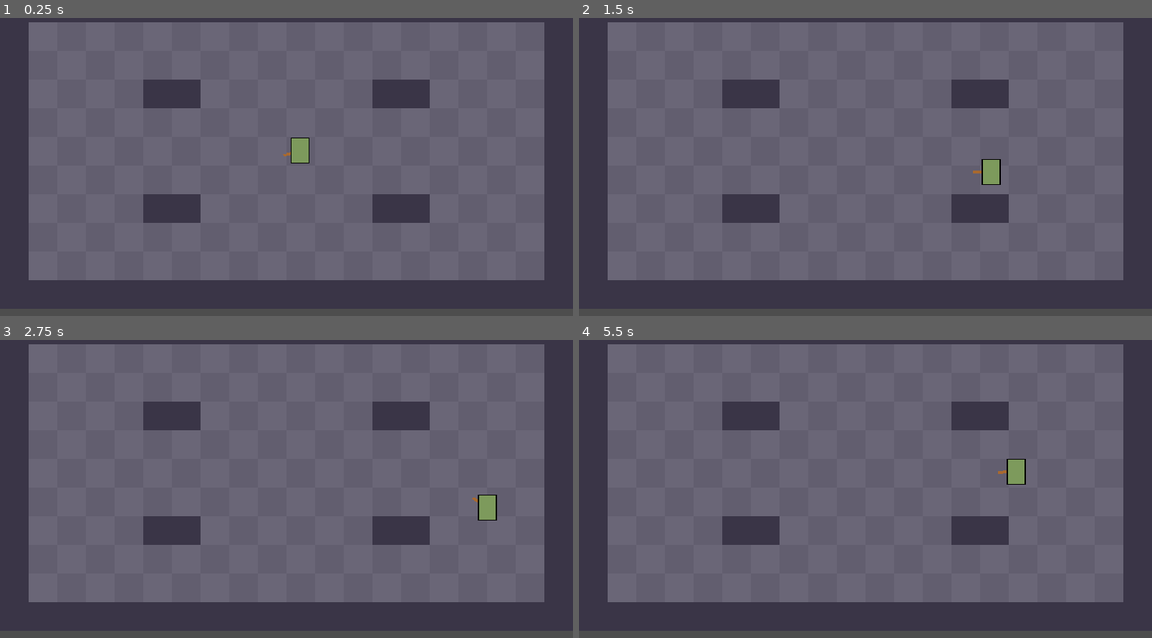
Above: before the commit, frames 1-4 (two rows, left to right).
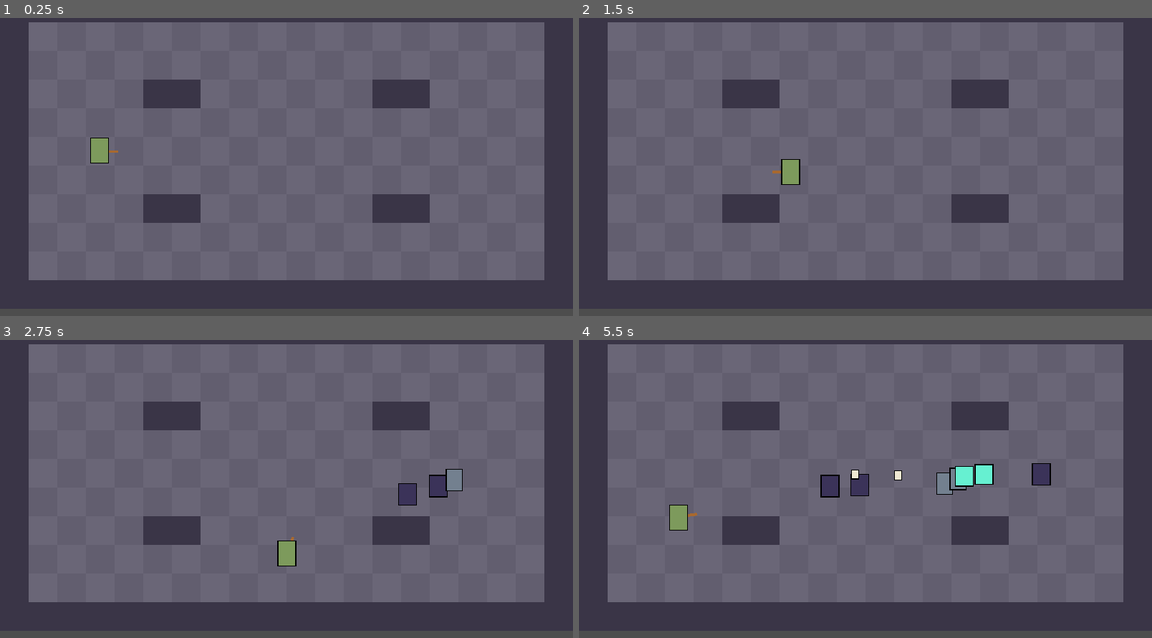
Above: after the commit, the same moments.

Repository: B1nKaTa/game
Game: Godot game, scene res://scenes/dev/sandbox.tscn
Same seed, same stepped clock (60 frames per second), same inputs: the game is played once before the commit and once after it. The project has no main scene, so this scene is started directly.
Inputs (mouse positions are in pixels of both pictures, inside the frame that each line leads up to):
- Up to frame 1 (0.25 s): no input
- Up to frame 2 (1.5 s): tap Enter at 0.5 s; move the mouse to (991, 140) at 0.52 s; hold D (move_right) 0.53-1.28 s; right-click (991, 140) at 0.6 s; click (991, 140) at 0.67 s; tap Space (dodge) at 0.8, 1.35 s; move the mouse to (750, 169) at 1.27 s; hold S (move_down) from 1.28 s (still down)
- Up to frame 3 (2.75 s): tap 1 at 1.55, 2.1 s; move the mouse to (343, 405) at 2.02 s; release S (move_down) at 2.03 s; hold D (move_right) from 2.03 s (still down); tap 2 at 2.3 s
- Up to frame 4 (5.5 s): move the mouse to (836, 542) at 2.77 s; release D (move_right) at 2.78 s; hold W (move_up) 2.78-3.53 s; tap 2 at 2.85 s; click (836, 542) at 2.92 s; tap 3 at 3.05, 3.6 s; move the mouse to (1037, 524) at 3.52 s; hold A (move_left) 3.53-5.03 s; right-click (1037, 524) at 3.8 s; move the mouse to (693, 429) at 4.27 s; click (693, 429) at 4.35 s; tap Space (dodge) at 4.55 s; move the mouse to (894, 477) at 5.02 s; hold S (move_down) from 5.03 s (still down); right-click (894, 477) at 5.1 s; click (894, 477) at 5.17 s; tap 1 at 5.3 s

The runs differ from the first frame. In frame 1, 0.6% of the frame differs, in the area x 15-54%, y 40-49%; in frame 2, 0.6%; in frame 3, 1.3%; in frame 4, 2.2%, in the area x 15-83%, y 39-64%.

Commit message:
Add the three regular enemy types
Co-Authored-By: Claude Opus 5.5 <noreply@anthropic.com>

Diff:
--- /dev/null
+++ b/data/enemies/debt_ghost.tres
@@ -0,0 +1,16 @@
+[gd_resource type="Resource" script_class="EnemyDef" load_steps=3 format=3]
+
+[ext_resource type="Script" path="res://scripts/content/enemy_def.gd" id="1"]
+[ext_resource type="Script" path="res://scripts/actors/behaviors/charger_behavior.gd" id="2"]
+
+[resource]
+script = ExtResource("1")
+id = "debt_ghost"
+display_name = "Debt Collector Ghost"
+max_hp = 24.0
+speed = 40.0
+pension_drop = 5
+ignores_walls = true
+body_size = Vector2(20, 22)
+color = Color(0.4, 0.94, 0.82, 1)
+behavior_script = ExtResource("2")
--- /dev/null
+++ b/data/enemies/filing_clerk.tres
@@ -0,0 +1,15 @@
+[gd_resource type="Resource" script_class="EnemyDef" load_steps=3 format=3]
+
+[ext_resource type="Script" path="res://scripts/content/enemy_def.gd" id="1"]
+[ext_resource type="Script" path="res://scripts/actors/behaviors/thrower_behavior.gd" id="2"]
+
+[resource]
+script = ExtResource("1")
+id = "filing_clerk"
+display_name = "Filing Clerk"
+max_hp = 20.0
+speed = 50.0
+pension_drop = 5
+body_size = Vector2(18, 24)
+color = Color(0.45, 0.5, 0.56, 1)
+behavior_script = ExtResource("2")
--- /dev/null
+++ b/data/enemies/intern_reaper.tres
@@ -0,0 +1,15 @@
+[gd_resource type="Resource" script_class="EnemyDef" load_steps=3 format=3]
+
+[ext_resource type="Script" path="res://scripts/content/enemy_def.gd" id="1"]
+[ext_resource type="Script" path="res://scripts/actors/behaviors/melee_behavior.gd" id="2"]
+
+[resource]
+script = ExtResource("1")
+id = "intern_reaper"
+display_name = "Intern Reaper"
+max_hp = 28.0
+speed = 65.0
+pension_drop = 4
+body_size = Vector2(20, 24)
+color = Color(0.23, 0.2, 0.35, 1)
+behavior_script = ExtResource("2")
--- /dev/null
+++ b/scripts/actors/behaviors/charger_behavior.gd
@@ -0,0 +1,37 @@
+extends EnemyBehavior
+
+const START_RANGE := 180.0
+const WINDUP := 0.7
+const CHARGE_TIME := 0.7
+const CHARGE_SPEED := 240.0
+const HIT_RANGE := 16.0
+const COOLDOWN := 1.5
+
+var _telegraph := Telegraph.new()
+var _cooldown := 1.0
+var _charge_left := 0.0
+var _direction := Vector2.RIGHT
+var _has_hit := false
+
+
+func tick(enemy: Enemy, delta: float) -> void:
+	if _charge_left > 0.0:
+		_charge_left -= delta
+		enemy.desired_velocity = _direction * CHARGE_SPEED
+		if not _has_hit and enemy.distance_to_target() <= HIT_RANGE:
+			_has_hit = true
+			enemy.hit_target(enemy.def.damage)
+		return
+	if _telegraph.is_active():
+		if _telegraph.tick(delta):
+			enemy.clear_warning()
+			_charge_left = CHARGE_TIME
+			_cooldown = COOLDOWN
+			_has_hit = false
+		return
+	_cooldown -= delta
+	enemy.desired_velocity = enemy.direction_to_target() * enemy.def.speed
+	if _cooldown <= 0.0 and enemy.distance_to_target() <= START_RANGE:
+		_direction = enemy.direction_to_target()
+		_telegraph.start(WINDUP)
+		enemy.set_warning(_telegraph, 20.0)
--- /dev/null
+++ b/scripts/actors/behaviors/melee_behavior.gd
@@ -0,0 +1,27 @@
+extends EnemyBehavior
+
+const START_RANGE := 30.0
+const STRIKE_RANGE := 40.0
+const WINDUP := 0.6
+const COOLDOWN := 1.0
+
+var _telegraph := Telegraph.new()
+var _cooldown := 0.0
+
+
+func tick(enemy: Enemy, delta: float) -> void:
+	var distance := enemy.distance_to_target()
+	if _telegraph.is_active():
+		if _telegraph.tick(delta):
+			enemy.clear_warning()
+			_cooldown = COOLDOWN
+			if distance <= STRIKE_RANGE:
+				enemy.hit_target(enemy.def.damage)
+		return
+	_cooldown = maxf(_cooldown - delta, 0.0)
+	if distance <= START_RANGE:
+		if _cooldown <= 0.0:
+			_telegraph.start(WINDUP)
+			enemy.set_warning(_telegraph, STRIKE_RANGE)
+		return
+	enemy.desired_velocity = enemy.direction_to_target() * enemy.def.speed
--- /dev/null
+++ b/scripts/actors/behaviors/thrower_behavior.gd
@@ -0,0 +1,28 @@
+extends EnemyBehavior
+
+const TOO_CLOSE := 90.0
+const TOO_FAR := 170.0
+const WINDUP := 0.5
+const COOLDOWN := 2.0
+const PROJECTILE_SPEED := 110.0
+
+var _telegraph := Telegraph.new()
+var _cooldown := 1.0
+
+
+func tick(enemy: Enemy, delta: float) -> void:
+	if _telegraph.is_active():
+		if _telegraph.tick(delta):
+			enemy.clear_warning()
+			enemy.shoot(enemy.direction_to_target(), PROJECTILE_SPEED)
+			_cooldown = COOLDOWN
+		return
+	_cooldown -= delta
+	var distance := enemy.distance_to_target()
+	if distance < TOO_CLOSE:
+		enemy.desired_velocity = -enemy.direction_to_target() * enemy.def.speed
+	elif distance > TOO_FAR:
+		enemy.desired_velocity = enemy.direction_to_target() * enemy.def.speed
+	if _cooldown <= 0.0:
+		_telegraph.start(WINDUP)
+		enemy.set_warning(_telegraph, 18.0)
--- /dev/null
+++ b/scripts/actors/enemy.gd
@@ -0,0 +1,113 @@
+class_name Enemy
+extends CharacterBody2D
+
+signal defeated(enemy: Enemy)
+signal summon_requested(enemy_def: EnemyDef, spawn_position: Vector2)
+
+const KNOCKBACK_DECAY := 8.0
+const BOSS_KNOCKBACK_SCALE := 0.2
+const SUMMON_SPREAD := 40.0
+
+var def: EnemyDef
+var hp: float = 0.0
+var target: Node2D
+var desired_velocity := Vector2.ZERO
+var _warning_fraction := 0.5
+var _behavior: EnemyBehavior
+var _knockback := Vector2.ZERO
+var _dead := false
+var _warning: Telegraph
+var _warning_radius := 0.0
+var _visual: SpriteVisual
+
+
+func setup(enemy_def: EnemyDef, chase_target: Node2D, warning_fraction: float) -> void:
+	def = enemy_def
+	hp = def.max_hp
+	target = chase_target
+	_warning_fraction = warning_fraction
+	_behavior = def.behavior_script.new()
+
+
+func _ready() -> void:
+	add_to_group("enemies")
+	collision_layer = 4
+	collision_mask = 0 if def.ignores_walls else 1
+	var shape := CollisionShape2D.new()
+	var rect := RectangleShape2D.new()
+	rect.size = def.body_size * 0.8
+	shape.shape = rect
+	add_child(shape)
+	_visual = SpriteVisual.new()
+	add_child(_visual)
+	_visual.setup(def.id, def.body_size, def.color, def.frame_width)
+
+
+func _physics_process(delta: float) -> void:
+	if not is_instance_valid(target):
+		return
+	desired_velocity = Vector2.ZERO
+	_behavior.tick(self, delta)
+	velocity = desired_velocity + _knockback
+	_knockback = _knockback.lerp(Vector2.ZERO, minf(KNOCKBACK_DECAY * delta, 1.0))
+	move_and_slide()
+	queue_redraw()
+
+
+func take_damage(amount: float, push: Vector2) -> void:
+	if _dead:
+		return
+	hp -= amount
+	_knockback += push * (BOSS_KNOCKBACK_SCALE if def.is_boss else 1.0)
+	if hp <= 0.0:
+		_dead = true
+		defeated.emit(self)
+		if is_inside_tree():
+			queue_free()
+
+
+func hit_target(amount: int) -> void:
+	if is_instance_valid(target) and target.has_method("take_hit"):
+		target.take_hit(amount)
+
+
+func distance_to_target() -> float:
+	return global_position.distance_to(target.global_position)
+
+
+func direction_to_target() -> Vector2:
+	return global_position.direction_to(target.global_position)
+
+
+func set_warning(telegraph: Telegraph, radius: float) -> void:
+	_warning = telegraph
+	_warning_radius = radius
+
+
+func clear_warning() -> void:
+	_warning = null
+
+
+func shoot(direction: Vector2, speed: float) -> void:
+	var projectile := Projectile.new()
+	projectile.setup(direction, speed, target, def.damage)
+	projectile.position = position
+	get_parent().add_child(projectile)
+
+
+func request_summon(count: int) -> void:
+	if def.summon == null:
+		return
+	for i in count:
+		var angle := TAU * i / float(count)
+		summon_requested.emit(def.summon, position + Vector2.from_angle(angle) * SUMMON_SPREAD)
+
+
+func _draw() -> void:
+	if _warning != null and _warning.shows_warning(_warning_fraction):
+		draw_arc(Vector2.ZERO, _warning_radius, 0.0, TAU, 32, Color("e4524f"), 2.0)
+	if def != null and def.is_boss:
+		var width := def.body_size.x + 20.0
+		var top := -def.body_size.y / 2.0 - 8.0
+		draw_rect(Rect2(-width / 2.0, top, width, 3.0), Color.BLACK)
+		draw_rect(Rect2(-width / 2.0, top, width * maxf(hp, 0.0) / def.max_hp, 3.0), Color("e4524f"))
--- /dev/null
+++ b/scripts/actors/enemy_behavior.gd
@@ -0,0 +1,6 @@
+class_name EnemyBehavior
+extends RefCounted
+
+
+func tick(_enemy: Enemy, _delta: float) -> void:
+	pass
--- /dev/null
+++ b/scripts/actors/projectile.gd
@@ -0,0 +1,37 @@
+class_name Projectile
+extends Node2D
+
+const HIT_RADIUS := 12.0
+const LIFETIME := 5.0
+
+var _velocity := Vector2.ZERO
+var _target: Node2D
+var _damage := 1
+var _age := 0.0
+
+
+func setup(direction: Vector2, speed: float, target: Node2D, damage: int) -> void:
+	_velocity = direction.normalized() * speed
+	_target = target
+	_damage = damage
+
+
+func _physics_process(delta: float) -> void:
+	_age += delta
+	if _age >= LIFETIME or not is_instance_valid(_target):
+		queue_free()
+		return
+	var next := global_position + _velocity * delta
+	var query := PhysicsRayQueryParameters2D.create(global_position, next, 1)
+	if not get_world_2d().direct_space_state.intersect_ray(query).is_empty():
+		queue_free()
+		return
+	global_position = next
+	if global_position.distance_to(_target.global_position) <= HIT_RADIUS:
+		_target.take_hit(_damage)
+		queue_free()
+
+
+func _draw() -> void:
+	draw_rect(Rect2(-4, -5, 8, 10), Color("efe8d2"))
+	draw_rect(Rect2(-4, -5, 8, 10), Color.BLACK, false, 1.0)
--- /dev/null
+++ b/scripts/content/enemy_def.gd
@@ -0,0 +1,16 @@
+class_name EnemyDef
+extends Resource
+
+@export var id: String = ""
+@export var display_name: String = ""
+@export var max_hp: float = 30.0
+@export var speed: float = 60.0
+@export var damage: int = 1
+@export var pension_drop: int = 4
+@export var ignores_walls: bool = false
+@export var is_boss: bool = false
+@export var body_size: Vector2 = Vector2(20, 24)
+@export var color: Color = Color.WHITE
+@export var frame_width: int = 32
+@export var behavior_script: Script
+@export var summon: EnemyDef
--- a/scripts/scenes/sandbox.gd
+++ b/scripts/scenes/sandbox.gd
@@ -13,6 +13,11 @@
 	"#..................#",
 	"####################",
 ]
+const SPAWN_KEYS := {
+	KEY_1: "intern_reaper",
+	KEY_2: "filing_clerk",
+	KEY_3: "debt_ghost",
+}
 
 var player: Player
 
@@ -25,15 +30,34 @@
 	_spawn_player()
 
 
+func _unhandled_key_input(event: InputEvent) -> void:
+	if not event.is_pressed() or event.is_echo():
+		return
+	var key: Key = event.physical_keycode
+	if SPAWN_KEYS.has(key):
+		var def: EnemyDef = load("res://data/enemies/%s.tres" % SPAWN_KEYS[key])
+		_spawn_enemy(def, RoomBackdrop.cell_center(Vector2i(16, 5)))
+
+
+func _spawn_enemy(def: EnemyDef, at: Vector2) -> void:
+	var enemy := Enemy.new()
+	enemy.setup(def, player, player.run.stats.warning_fraction)
+	enemy.position = at
+	enemy.summon_requested.connect(_spawn_enemy)
+	add_child(enemy)
+
+
 func _spawn_player() -> void:
 	var upgrades: Array[UpgradeDef] = []
 	player = Player.new()
 	player.setup(RunState.new(upgrades, {}))
-	player.position = RoomBackdrop.cell_center(Vector2i(10, 5))
+	player.position = RoomBackdrop.cell_center(Vector2i(3, 5))
 	player.died.connect(_on_player_died)
 	add_child(player)
 
 
 func _on_player_died() -> void:
+	for enemy in get_tree().get_nodes_in_group("enemies"):
+		enemy.queue_free()
 	player.queue_free()
 	_spawn_player.call_deferred()
--- /dev/null
+++ b/tests/test_enemy.gd
@@ -0,0 +1,41 @@
+extends TestCase
+
+
+func _load(id: String) -> EnemyDef:
+	return load("res://data/enemies/%s.tres" % id)
+
+
+func test_regular_enemies_load_with_behaviors() -> void:
+	for id in ["intern_reaper", "filing_clerk", "debt_ghost"]:
+		var def := _load(id)
+		assert_true(def != null, id)
+		assert_true(def.max_hp > 0.0, id)
+		assert_true(def.pension_drop > 0, id)
+		assert_true(def.behavior_script != null, id)
+		assert_true(def.behavior_script.new() is EnemyBehavior, id)
+
+
+func test_only_the_ghost_ignores_walls() -> void:
+	assert_false(_load("intern_reaper").ignores_walls)
+	assert_false(_load("filing_clerk").ignores_walls)
+	assert_true(_load("debt_ghost").ignores_walls)
+
+
+func test_damage_defeats_once() -> void:
+	var enemy := Enemy.new()
+	enemy.setup(_load("intern_reaper"), null, 0.5)
+	var defeats := [0]
+	enemy.defeated.connect(func(_e): defeats[0] += 1)
+	enemy.take_damage(1000.0, Vector2.ZERO)
+	enemy.take_damage(1000.0, Vector2.ZERO)
+	assert_eq(defeats[0], 1)
+	enemy.free()
+
+
+func test_damage_reduces_hp() -> void:
+	var def := _load("intern_reaper")
+	var enemy := Enemy.new()
+	enemy.setup(def, null, 0.5)
+	enemy.take_damage(5.0, Vector2.ZERO)
+	assert_near(enemy.hp, def.max_hp - 5.0)
+	enemy.free()
Not shown, added: scripts/actors/behaviors/charger_behavior.gd.uid
Not shown, added: scripts/actors/behaviors/melee_behavior.gd.uid
Not shown, added: scripts/actors/behaviors/thrower_behavior.gd.uid
Not shown, added: scripts/actors/enemy.gd.uid
Not shown, added: scripts/actors/enemy_behavior.gd.uid
Not shown, added: scripts/actors/projectile.gd.uid
Not shown, added: scripts/content/enemy_def.gd.uid
Not shown, added: tests/test_enemy.gd.uid
